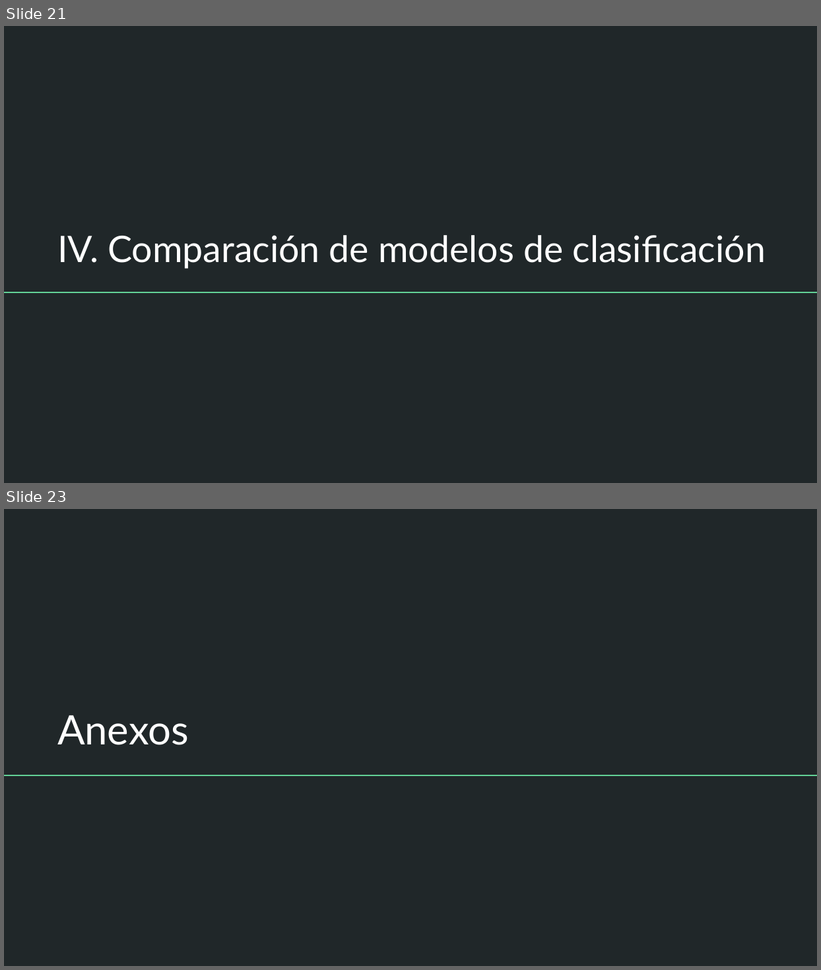
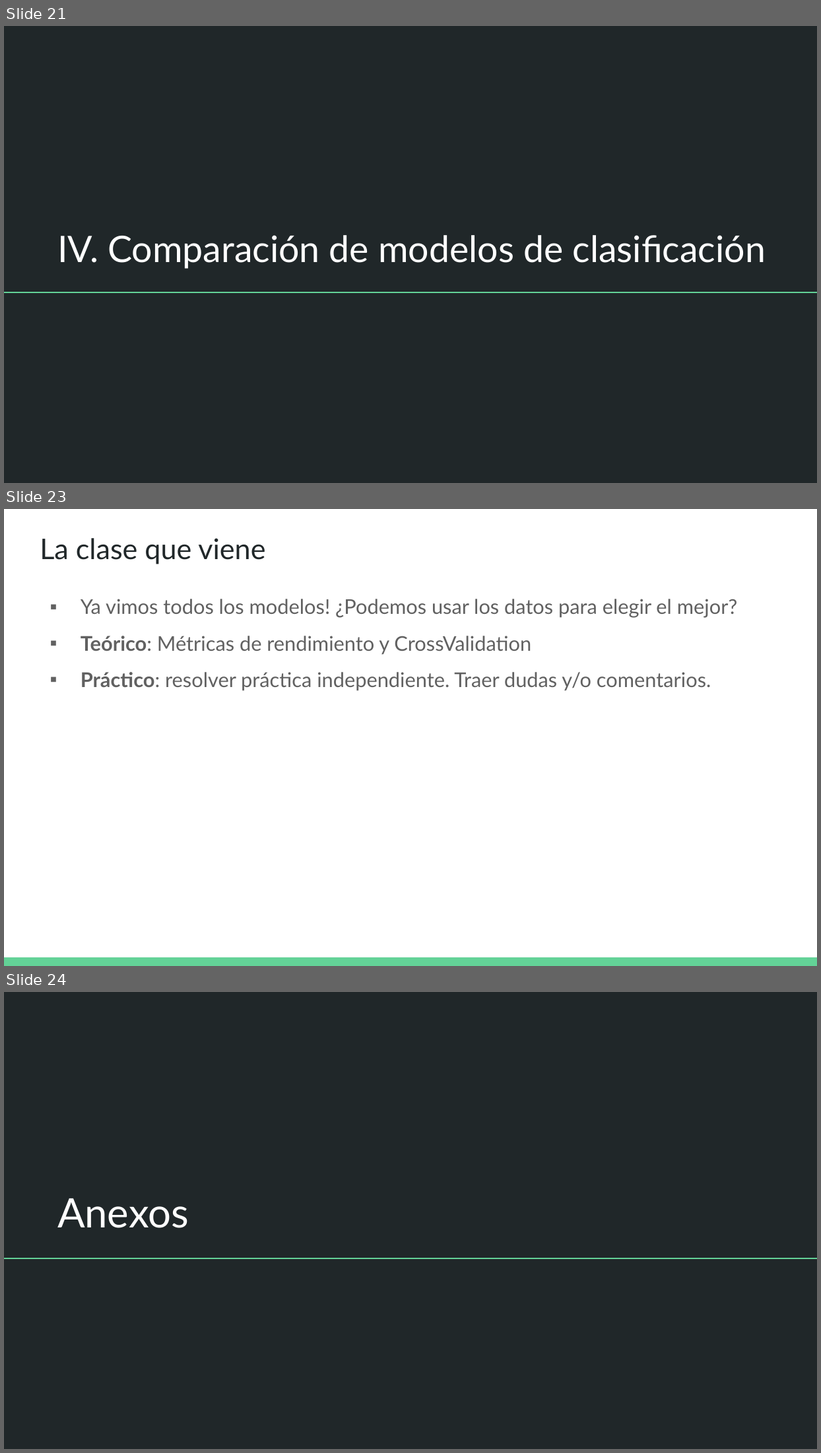
Before and after one commit to DCSCyHD/2023_modulo_3, a slide deck: clase5/teorica_5.pptx. Shown one above the other, each under a label of ours: slides 21 and 23 before the commit, slides 21, 23 and 24 after it; the slides between them are not shown. The pictures are 821x970 and 821x1453 pixels, drawn with LibreOffice and Linux fonts; fonts in the diff are those of the drawing. Boxes give left, top, right and bottom in pixels: in the first picture for what was removed or moved away, otherwise in the second. Text is boxed around its words. In the diff, an @@ line names an element or a change of style, - is before the commit and + after.

```diff
--- a/clase5/teorica_5.pptx
+++ b/clase5/teorica_5.pptx
@@ slide 23 added at box(4, 509, 817, 966), background #FFFFFF @@
@@ title added at box(40, 538, 265, 564), 25.2 pt, text #202729 @@
+La clase que viene
@@ text added at box(81, 599, 737, 691), 18 pt, text #616161 @@
+▪ Ya vimos todos los modelos! ¿Podemos usar los datos para elegir el mejor?
+▪ Teórico: Métricas de rendimiento y CrossValidation
+▪ Práctico: resolver práctica independiente. Traer dudas y/o comentarios.
@@ rectangle added at box(4, 958, 817, 966), fill #63D297 @@
@@ what was slide 23 is now slide 24 @@
```
Also in this commit, not shown: 1 other file.
